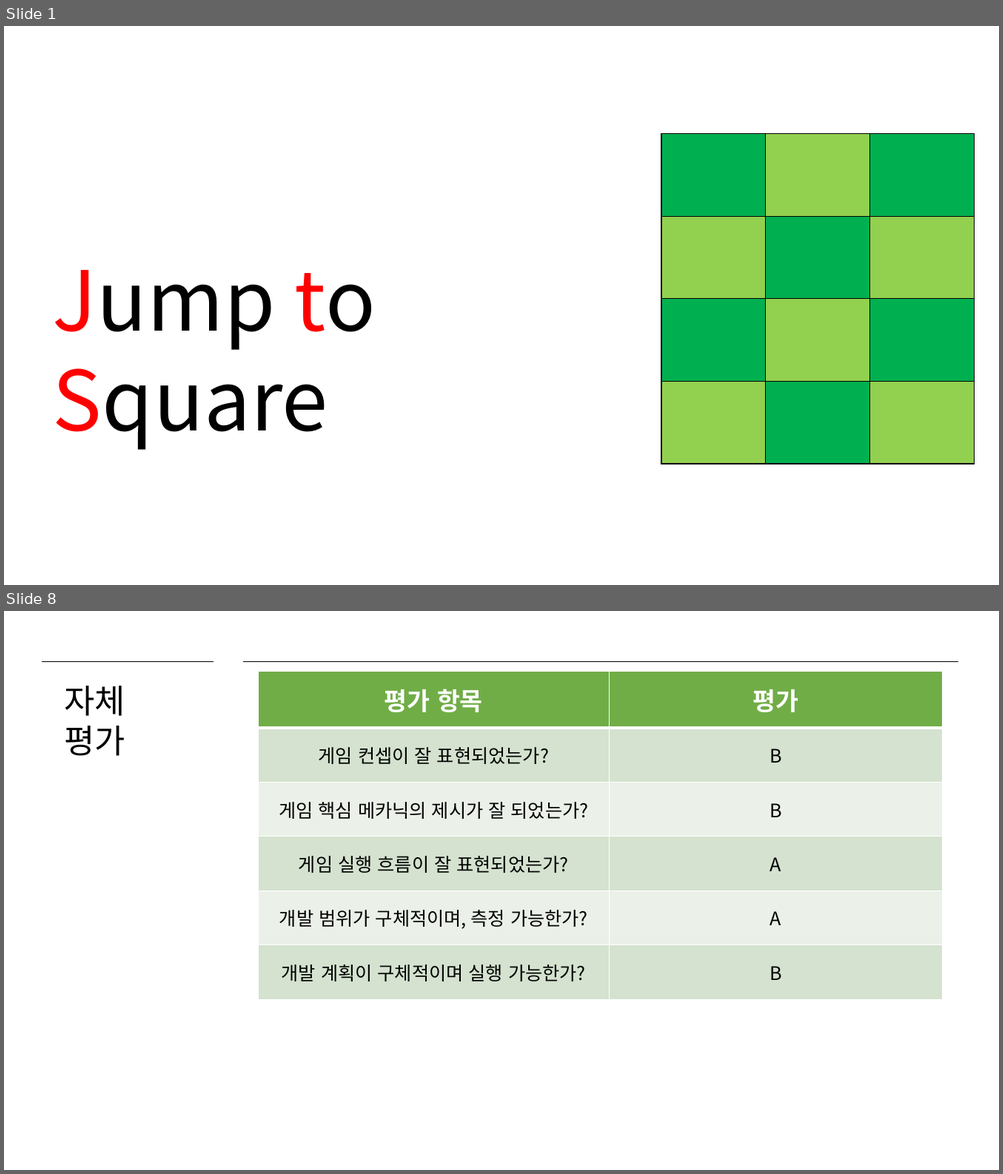
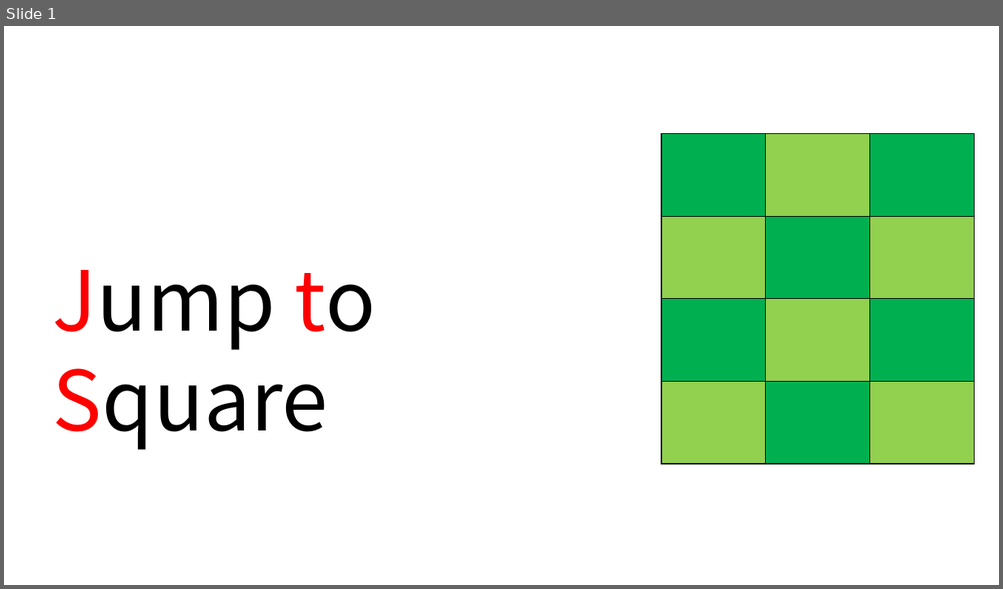
Before and after one commit to ssunine21/2DGP_2015180050, a slide deck: 2차발표자료.pptx. Shown one above the other, each under a label of ours: slides 1 and 8 before the commit, slide 1 after it; the slides between them are not shown. The pictures are 1003x1174 and 1003x589 pixels, drawn with LibreOffice and Linux fonts; fonts in the diff are those of the drawing. Boxes give left, top, right and bottom in pixels: in the first picture for what was removed or moved away, otherwise in the second. Text is boxed around its words. In the diff, an @@ line names an element or a change of style, - is before the commit and + after.

```diff
--- a/2차발표자료.pptx
+++ b/2차발표자료.pptx
@@ slide 8 removed at [4, 611, 999, 1170], background #FFFFFF @@
@@ line removed from (41, 662) to (213, 662) @@
@@ line removed from (244, 662) to (959, 662) @@
@@ table removed at [259, 672, 942, 999], 6 rows, 2 columns @@
-평가 항목 | 평가
-게임 컨셉이 잘 표현되었는가? | B
-게임 핵심 메카닉의 제시가 잘 되었는가? | B
-게임 실행 흐름이 잘 표현되었는가? | A
-개발 범위가 구체적이며, 측정 가능한가? | A
-개발 계획이 구체적이며 실행 가능한가? | B
@@ text removed at [64, 686, 125, 756] @@
-자체 평가
```
Also in this commit, not shown: 3 slides changed, 2 slides added, 3 other slides removed, 49 other files.
